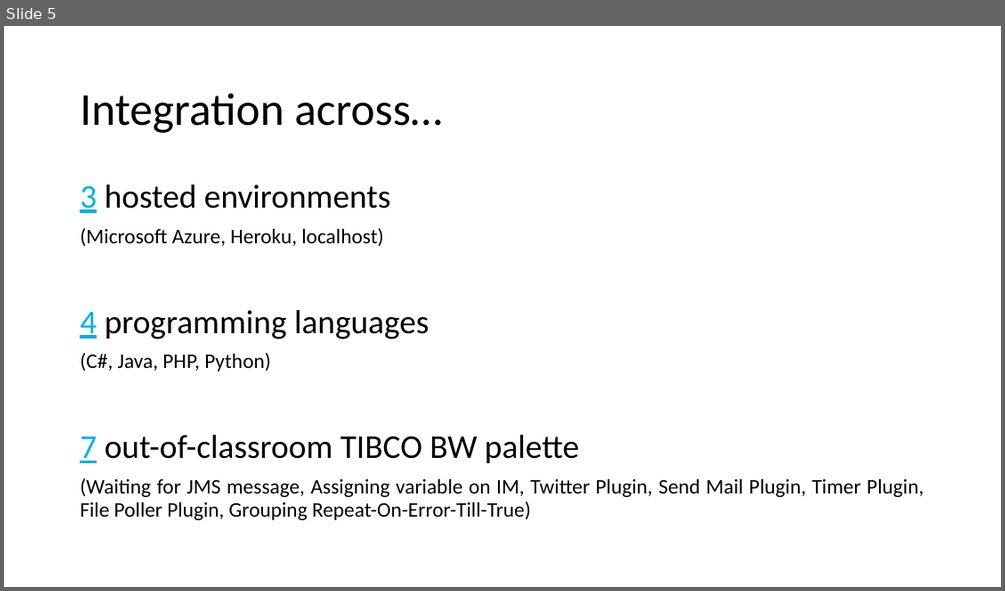
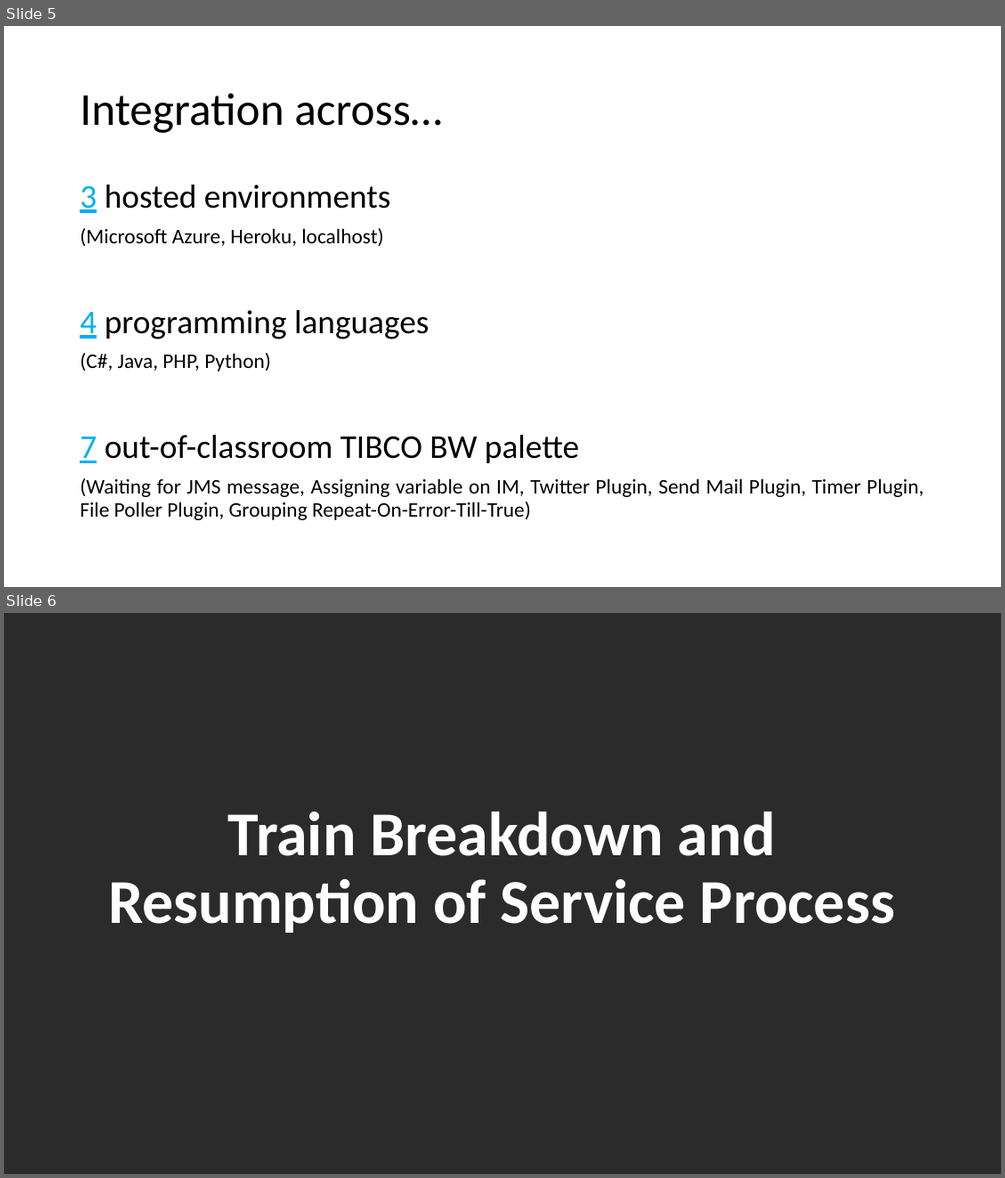
Before and after one commit to eugene-choy-2016/EI_Project, a slide deck: EI Presentation.pptx. Shown one above the other, each under a label of ours: slide 5 before the commit, slides 5 and 6 after it. The pictures are 1005x591 and 1005x1178 pixels, drawn with LibreOffice and Linux fonts; fonts in the diff are those of the drawing; background and template pictures are left out; a plain dark background stands for a picture behind light text. Boxes give left, top, right and bottom in pixels: in the first picture for what was removed or moved away, otherwise in the second. Text is boxed around its words. In the diff, an @@ line names an element or a change of style, - is before the commit and + after.

Commit message:
+ added 3 slides to the ppt

```diff
--- a/EI Presentation.pptx
+++ b/EI Presentation.pptx
@@ slide 6 added at [4,613,1001,1174], background picture (left out) @@
@@ title added at [108,811,895,933], 60 pt, text #FFFFFF, bold @@
+Train Breakdown and Resumption of Service Process
```
Also in this commit, not shown: 2 other slides added.
